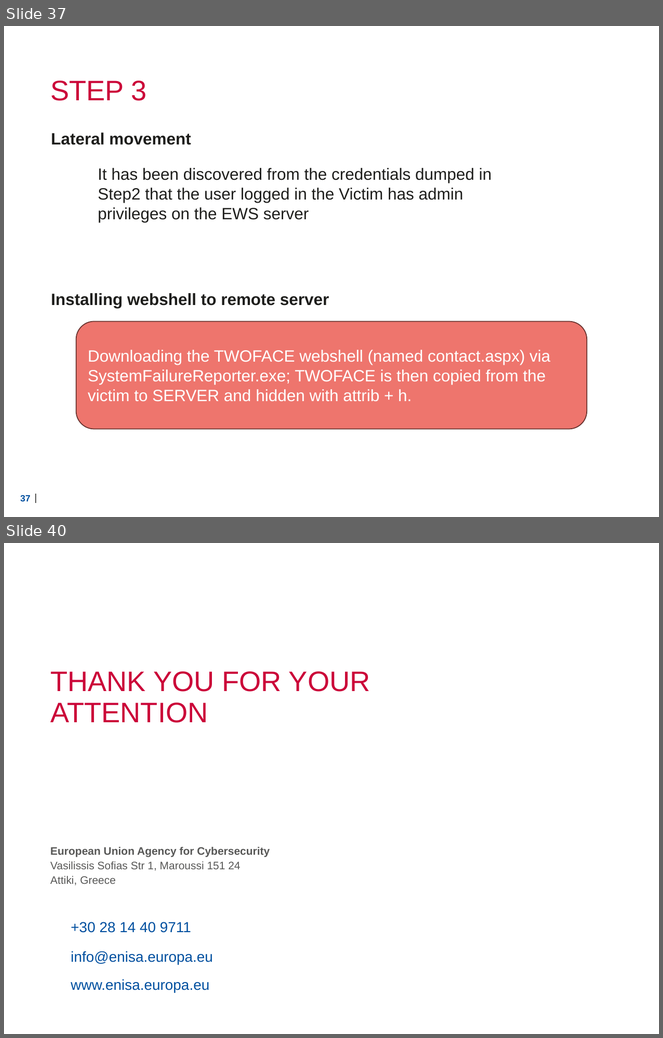
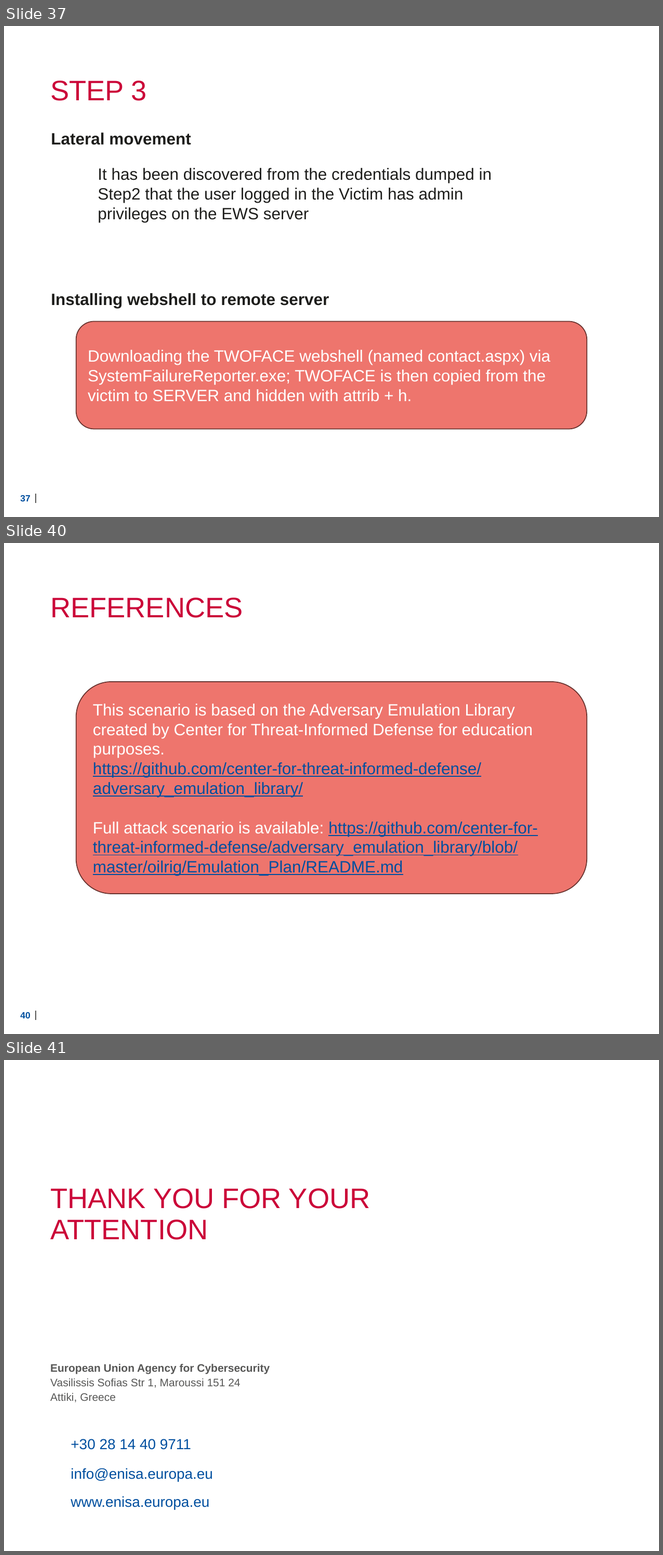
Before and after one commit to Lensver65/ESDC-BP, a slide deck: Cyber exercise.pptx. Shown one above the other, each under a label of ours: slides 37 and 40 before the commit, slides 37, 40 and 41 after it; the slides between them are not shown. The pictures are 663x1038 and 663x1555 pixels, drawn with LibreOffice and Linux fonts; fonts in the diff are those of the drawing; background and template pictures are left out. Boxes give left, top, right and bottom in pixels: in the first picture for what was removed or moved away, otherwise in the second. Text is boxed around its words. In the diff, an @@ line names an element or a change of style, - is before the commit and + after.

```diff
--- a/Cyber exercise.pptx
+++ b/Cyber exercise.pptx
@@ slide 40 added at bbox=[4, 543, 659, 1034], background picture (left out); not listed: 2 template elements that a slide beside it also shows @@
@@ title added at bbox=[50, 598, 243, 618], 31 pt, text #CB0538 @@
+REFERENCES
@@ rounded rectangle added at bbox=[76, 682, 587, 894], fill #EE756D, outline #683330 1 pt, 18 pt, text #004F9F, underline @@
+This scenario is based on the Adversary Emulation Library created by Center for Threat-Informed Defense for education purposes.
+https://github.com/center-for-threat-informed-defense/adversary_emulation_library/
+Full attack scenario is available: https://github.com/center-for-threat-informed-defense/adversary_emulation_library/blob/master/oilrig/Emulation_Plan/README.md
@@ what was slide 40 is now slide 41 @@
```
Also in this commit, not shown: 2 slides changed.
